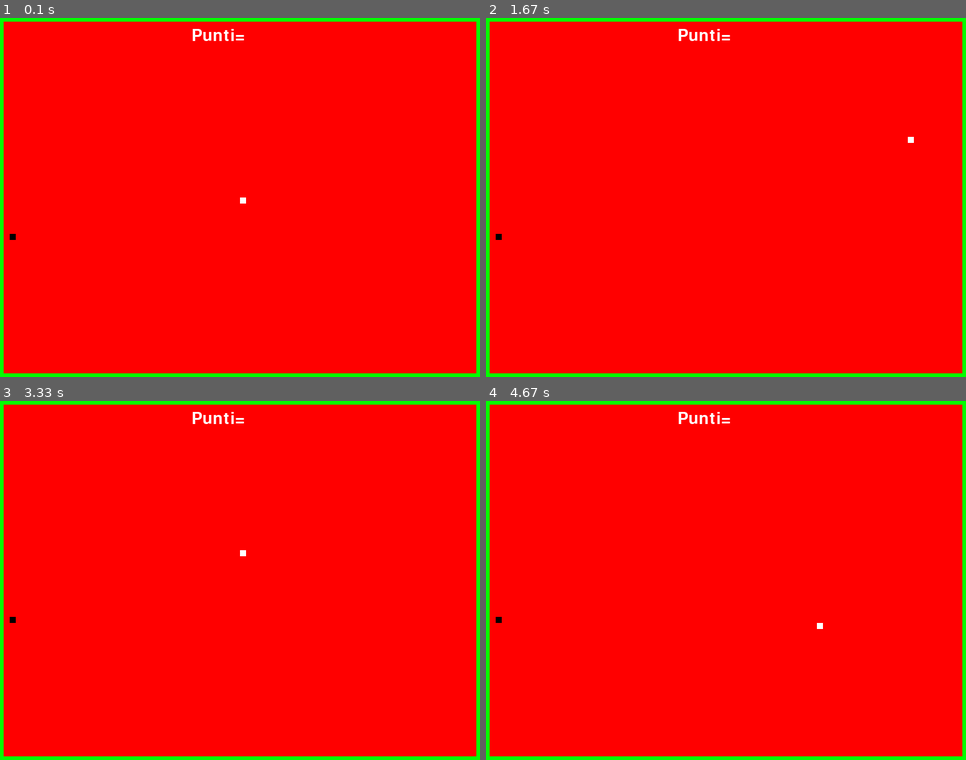
Above: before the commit, frames 1-4 (two rows, left to right).
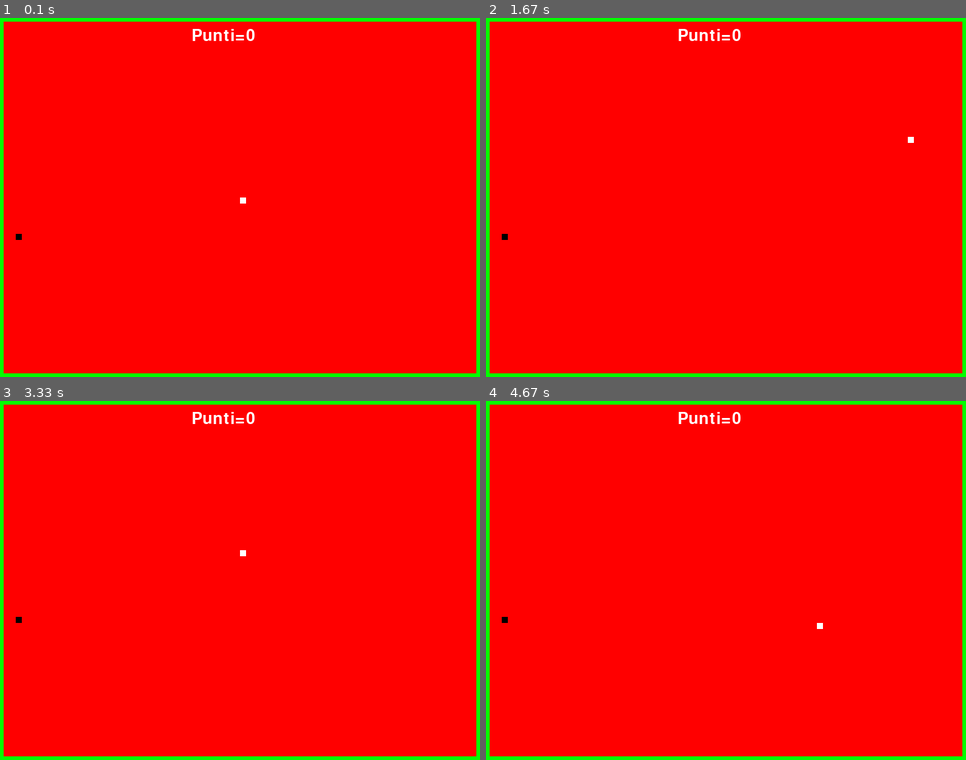
Above: after the commit, the same moments.

Repository: MarioDomenicoDM/pygame
Game: pygame game, started from prova1.py
The game is run twice, just before and just after one commit, with the same random seed, the same clock (stepped at 60 frames per second) and the same inputs. The source is Python 2; it was converted automatically to run under Python 3.
Inputs:
- Up to frame 1 (0.1 s): no input
- Up to frame 2 (1.67 s): hold Right 0.33-0.8 s; hold Up 0.83-1.13 s; hold Right 1.17-1.63 s
- Up to frame 3 (3.33 s): hold Left 1.67-2.2 s; hold Down 2.23-2.53 s; hold Left 2.57-2.97 s; hold Up from 3 s (still down); tap A at 3.15 s
- Up to frame 4 (4.67 s): release Up at 3.37 s; hold Right 3.4-4.03 s; hold Down 4.07-4.43 s; hold Left from 4.47 s (still down); tap A at 4.62 s

The runs differ from the first frame. In frame 1, less than 0.1% of the frame differs, in the area x 2-54%, y 3-62%; in frame 2, less than 0.1%; in frame 3, less than 0.1%; in frame 4, less than 0.1%.

Commit message:
Add files via upload

Diff:
--- a/prova1.py
+++ b/prova1.py
@@ -31,7 +31,9 @@
 def punti(message, color):
     text = font.render(message, True, color)
     gameDisplay.blit(text, (display_widht-480, display_height-580))
-
+def score(message, color):
+    text = font.render(message, True, color)
+    gameDisplay.blit(text, (display_widht-390, display_height-580))
 
 go = 10.0
 stop = 0
@@ -44,9 +46,9 @@
 	main_y = display_height/2
 	main_x_change = 0
 	main_y_change = 0
-
-	randEnemyX = round(random.randrange(0, display_widht-block_size)/block_size)*block_size #posizione random nemico
-        randEnemyY =round(random.randrange(0, display_height-block_size)/10.)*10.
+        n = 0
+	randEnemyX =round(random.randrange(10, display_widht-block_size)/block_size)*block_size #posizione random nemico
+        randEnemyY =round(random.randrange(10, display_height-block_size)/block_size)*block_size
 
 	gameExit = False
 	gameOver = False
@@ -107,12 +109,14 @@
           pygame.draw.rect(gameDisplay, green, (0, 0, 800, 10))
           pygame.draw.rect(gameDisplay, black, (randEnemyX, randEnemyY, block_size, block_size)) #nemico
           punti("Punti=", white)
+          score(str(n), white)
           pygame.display.update() #ciclo for infinito che aggiorna la finestra
 
           if main_x == randEnemyX and main_y == randEnemyY :
-            randEnemyX = round(random.randrange(0, display_widht-block_size)/block_size)*block_size #posizione random nemico
-            randEnemyY =round(random.randrange(0, display_height-block_size)/10.)*10.
-            punti("Punti=", white)
+            randEnemyX = round(random.randrange(10, display_widht-block_size)/block_size)*block_size #posizione random nemico
+            randEnemyY = round(random.randrange(10, display_height-block_size)/block_size)*block_size
+            punti("Punti=", white) #aggiornamento punteggio
+            n = n+10
           clock.tick(30)
 
 	pygame.quit()
